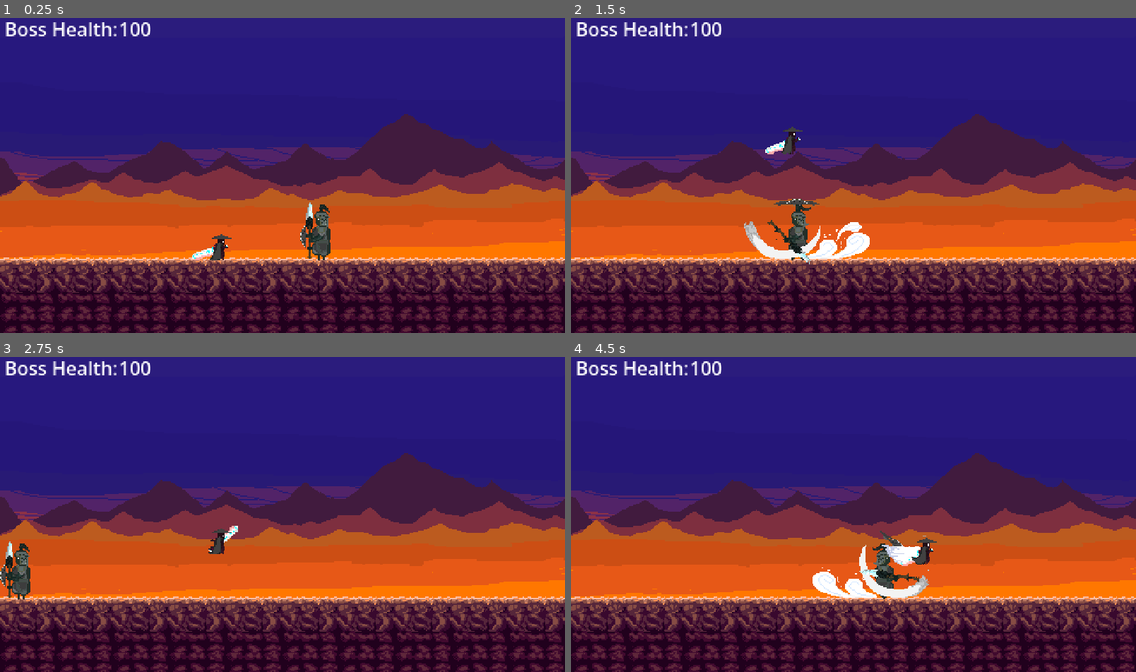
Above: before the commit, frames 1-4 (two rows, left to right).
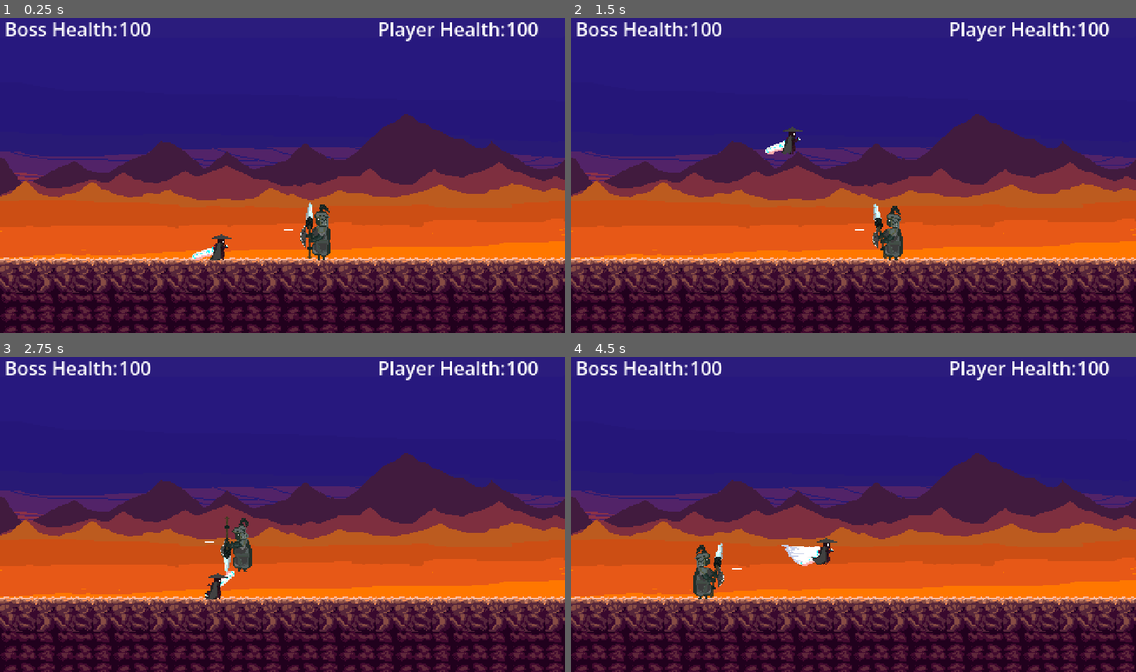
Above: after the commit, the same moments.

Repository: Shaurya0907/2d-souls
Game: Godot game, scene res://scenes/main.tscn
The game is run twice, just before and just after one commit, with the same random seed, the same clock (stepped at 60 frames per second) and the same inputs.
Inputs (mouse positions are in pixels of both pictures, inside the frame that each line leads up to):
- Up to frame 1 (0.25 s): no input
- Up to frame 2 (1.5 s): tap Enter at 0.5 s; move the mouse to (977, 159) at 0.52 s; hold Right from 0.53 s (still down); click (977, 159) at 0.6 s; tap Space (jump) at 0.77, 1.07 s; right-click (977, 159) at 0.8 s; move the mouse to (740, 191) at 1.27 s; right-click (740, 191) at 1.35 s
- Up to frame 3 (2.75 s): tap Space (jump) at 1.52, 1.55, 1.82, 2.1 s; move the mouse to (339, 442) at 2.02 s; release Right at 2.03 s; hold Left from 2.03 s (still down); click (339, 442) at 2.3 s
- Up to frame 4 (4.5 s): move the mouse to (825, 577) at 2.77 s; release Left at 2.78 s; hold Right 2.78-4.28 s; click (825, 577) at 2.85 s; tap Space (jump) at 3.02, 3.32, 3.77, 3.8, 4.07 s; right-click (825, 577) at 3.05 s; move the mouse to (1023, 561) at 3.52 s; right-click (1023, 561) at 3.6 s; move the mouse to (684, 464) at 4.27 s; hold Left from 4.28 s (still down); tap Shift (dash) at 4.35 s

The runs differ from the first frame. In frame 1, 0.6% of the frame differs, in the area x 50-96%, y 1-68%; in frame 2, 2.8%; in frame 3, 2.2%; in frame 4, 3.6%, in the area x 21-96%, y 1-77%.

Commit message:
UPCOMING MAJOR UPDATE
I have implemented like 90% of the damage system BUT a few frustrating bugs have come into my way ;) I have already spent a lot of time in solving these annoying bugs BUT I will solve them :))

Apart from that, the second animation of the boss has been implemented and now the "extra vfx" is pending and will soon be implemented

Diff:
--- a/project.godot
+++ b/project.godot
@@ -82,6 +82,11 @@
 , Object(InputEventJoypadMotion,"resource_local_to_scene":false,"resource_name":"","device":-1,"axis":4,"axis_value":1.0,"script":null)
 ]
 }
+cool_attack={
+"deadzone": 0.2,
+"events": [Object(InputEventKey,"resource_local_to_scene":false,"resource_name":"","device":-1,"window_id":0,"alt_pressed":false,"shift_pressed":false,"ctrl_pressed":false,"meta_pressed":false,"pressed":false,"keycode":0,"physical_keycode":69,"key_label":0,"unicode":101,"location":0,"echo":false,"script":null)
+]
+}
 
 [physics]
 
--- a/scenes/boss_1.tscn
+++ b/scenes/boss_1.tscn
@@ -58,37 +58,37 @@
 "duration": 0.5,
 "texture": ExtResource("5_r2q6c")
 }, {
-"duration": 0.5,
+"duration": 0.88,
 "texture": ExtResource("6_xfwgx")
 }, {
-"duration": 0.5,
+"duration": 0.88,
 "texture": ExtResource("7_txaef")
 }, {
 "duration": 0.5,
 "texture": ExtResource("8_y6nd6")
 }, {
-"duration": 0.5,
+"duration": 0.34,
 "texture": ExtResource("9_wvu6w")
 }, {
-"duration": 0.5,
+"duration": 0.34,
 "texture": ExtResource("10_jgv65")
 }, {
-"duration": 0.5,
+"duration": 0.34,
 "texture": ExtResource("11_vuvo7")
 }, {
-"duration": 0.5,
+"duration": 0.35,
 "texture": ExtResource("12_jmxpo")
 }, {
-"duration": 0.5,
+"duration": 0.35,
 "texture": ExtResource("13_xxict")
 }, {
-"duration": 0.5,
+"duration": 0.35,
 "texture": ExtResource("14_yhmoa")
 }, {
-"duration": 0.5,
+"duration": 0.35,
 "texture": ExtResource("15_113pl")
 }, {
-"duration": 0.5,
+"duration": 0.35,
 "texture": ExtResource("16_kamro")
 }, {
 "duration": 0.5,
@@ -118,7 +118,7 @@
 "duration": 0.5,
 "texture": ExtResource("25_f4a1k")
 }],
-"loop": 1,
+"loop": 0,
 "name": &"coolest_attack",
 "speed": 5.0
 }, {
@@ -184,11 +184,17 @@
 "speed": 5.0
 }]
 
+[sub_resource type="RectangleShape2D" id="RectangleShape2D_h7gvf"]
+size = Vector2(20, 50)
+
+[sub_resource type="BoxMesh" id="BoxMesh_rm1bd"]
+size = Vector3(7.77, 1, 1)
+
 [sub_resource type="RectangleShape2D" id="RectangleShape2D_v15d6"]
 size = Vector2(26, 50)
 
 [sub_resource type="RectangleShape2D" id="RectangleShape2D_rm1bd"]
-size = Vector2(480, 7)
+size = Vector2(352, 107)
 
 [node name="boss1" type="CharacterBody2D" unique_id=944191825]
 script = ExtResource("1_3kv24")
@@ -198,33 +204,34 @@
 texture_repeat = 1
 sprite_frames = SubResource("SpriteFrames_v15d6")
 animation = &"coolest_attack"
-frame_progress = 0.24274887
 centered = false
 offset = Vector2(-96, -96)
 metadata/_dot_aseprite_importer_player = NodePath("AnimationPlayer")
-metadata/_dot_aseprite_importer_sync_key = "983c1f4503040d03b9d003b43b4931c6"
+metadata/_dot_aseprite_importer_sync_key = "25a0247edede18782292a265cf1dd40a"
 
 [node name="AnimationPlayer" type="AnimationPlayer" parent="boss_animated" unique_id=104328593]
 libraries/ = ExtResource("17_kfyxm")
+
+[node name="Area2D" type="Area2D" parent="boss_animated" unique_id=2131473445]
+
+[node name="CollisionShape2D" type="CollisionShape2D" parent="boss_animated/Area2D" unique_id=321234095]
+position = Vector2(-23, -1)
+shape = SubResource("RectangleShape2D_h7gvf")
+
+[node name="MeshInstance2D" type="MeshInstance2D" parent="boss_animated/Area2D/CollisionShape2D" unique_id=1642050173]
+mesh = SubResource("BoxMesh_rm1bd")
 
 [node name="CollisionShape2D" type="CollisionShape2D" parent="." unique_id=9410133]
 position = Vector2(0, -1)
 shape = SubResource("RectangleShape2D_v15d6")
 
-[node name="left_detection" type="Area2D" parent="." unique_id=415411165]
-
-[node name="CollisionShape2D" type="CollisionShape2D" parent="left_detection" unique_id=929661311]
-position = Vector2(-240, 20.5)
+[node name="jump_attack_detection" type="Area2D" parent="." unique_id=415411165]
+
+[node name="CollisionShape2D" type="CollisionShape2D" parent="jump_attack_detection" unique_id=929661311]
+position = Vector2(0, -29.5)
 shape = SubResource("RectangleShape2D_rm1bd")
 debug_color = Color(0, 0.6312515, 0.46744835, 0.41960785)
 
-[node name="right_detection" type="Area2D" parent="." unique_id=1617452333]
-
-[node name="CollisionShape2D" type="CollisionShape2D" parent="right_detection" unique_id=1874212061]
-position = Vector2(240, 20.5)
-shape = SubResource("RectangleShape2D_rm1bd")
-debug_color = Color(0, 0.6312515, 0.46744835, 0.41960785)
-
 [node name="knockback" type="Timer" parent="." unique_id=1735547863]
 process_callback = 0
 wait_time = 0.3
@@ -244,6 +251,37 @@
 
 [node name="coolest_attack" type="Node2D" parent="." unique_id=1400038290]
 
+[node name="before ascent" type="Timer" parent="coolest_attack" unique_id=1297632752]
+process_callback = 0
+wait_time = 0.52
+one_shot = true
+
+[node name="attack_delay" type="Timer" parent="." unique_id=71545116]
+process_callback = 0
+autostart = true
+
+[node name="attack_start" type="Timer" parent="." unique_id=403271364]
+process_callback = 0
+wait_time = 0.33
+one_shot = true
+
+[node name="disable_attack_area" type="Timer" parent="." unique_id=1938467845]
+process_callback = 0
+one_shot = true
+
+[node name="jump_attack_start" type="Timer" parent="." unique_id=1514602478]
+process_callback = 0
+wait_time = 0.8
+one_shot = true
+
+[connection signal="body_entered" from="boss_animated/Area2D" to="." method="_on_area_2d_body_entered"]
+[connection signal="body_entered" from="jump_attack_detection" to="." method="_on_jump_attack_detection_body_entered"]
 [connection signal="timeout" from="knockback" to="." method="_on_knockback_timeout"]
 [connection signal="timeout" from="heavy_attack/heavyintro" to="." method="_on_heavyintro_timeout"]
 [connection signal="timeout" from="heavy_attack/heavymid" to="." method="_on_heavymid_timeout"]
+[connection signal="timeout" from="coolest_attack/before ascent" to="." method="_on_before_ascent_timeout"]
+[connection signal="timeout" from="attack_delay" to="." method="_on_attack_delay_timeout"]
+[connection signal="timeout" from="attack_start" to="." method="_on_enable_attack_area_timeout"]
+[connection signal="timeout" from="attack_start" to="." method="_on_attack_start_timeout"]
+[connection signal="timeout" from="disable_attack_area" to="." method="_on_disable_attack_area_timeout"]
+[connection signal="timeout" from="jump_attack_start" to="." method="_on_jump_attack_start_timeout"]
--- a/scenes/boss_1_animations.tres
+++ b/scenes/boss_1_animations.tres
@@ -1,8 +1,7 @@
 [gd_resource type="AnimationLibrary" format=3 uid="uid://ctwr4febr5sw6"]
 
 [sub_resource type="Animation" id="Animation_h5o3x"]
-length = 2.5199999928474437
-loop_mode = 1
+length = 2.425999987125398
 tracks/0/type = "value"
 tracks/0/imported = false
 tracks/0/enabled = true
@@ -22,7 +21,7 @@
 tracks/1/interp = 0
 tracks/1/loop_wrap = false
 tracks/1/keys = {
-"times": PackedFloat32Array(0, 0.14, 0.28, 0.42, 0.52, 0.62, 0.71999997, 0.82, 0.92, 1.02, 1.12, 1.22, 1.32, 1.42, 1.52, 1.62, 1.72, 1.82, 1.92, 2.02, 2.12, 2.22, 2.32, 2.42),
+"times": PackedFloat32Array(0, 0.14, 0.28, 0.42, 0.52, 0.696, 0.872, 0.972, 1.04, 1.108, 1.176, 1.246, 1.316, 1.386, 1.456, 1.526, 1.626, 1.726, 1.826, 1.926, 2.026, 2.126, 2.226, 2.326),
 "transitions": PackedFloat32Array(1, 1, 1, 1, 1, 1, 1, 1, 1, 1, 1, 1, 1, 1, 1, 1, 1, 1, 1, 1, 1, 1, 1, 1),
 "update": 1,
 "values": [0, 1, 2, 3, 4, 5, 6, 7, 8, 9, 10, 11, 12, 13, 14, 15, 16, 17, 18, 19, 20, 21, 22, 23]
--- a/scenes/main.tscn
+++ b/scenes/main.tscn
@@ -104,14 +104,26 @@
 [node name="Camera2D" type="Camera2D" parent="." unique_id=1498183244]
 anchor_mode = 0
 
-[node name="RichTextLabel" type="RichTextLabel" parent="." unique_id=1404901791]
+[node name="boss_health" type="RichTextLabel" parent="." unique_id=1404901791]
 offset_left = 4.0
 offset_right = 145.0
 offset_bottom = 40.0
 text = "Boss Health: "
 
-[node name="RichTextLabel2" type="RichTextLabel" parent="." unique_id=2014697969]
+[node name="player_health" type="RichTextLabel" parent="." unique_id=961792257]
+offset_left = 321.0
+offset_right = 462.0
+offset_bottom = 40.0
+text = "Player Health: "
+
+[node name="boss_health_value" type="RichTextLabel" parent="." unique_id=2014697969]
 offset_left = 101.0
 offset_right = 242.0
 offset_bottom = 40.0
 text = "100"
+
+[node name="player_health_value" type="RichTextLabel" parent="." unique_id=2056301402]
+offset_left = 430.0
+offset_right = 571.0
+offset_bottom = 40.0
+text = "100"
--- a/scripts/boss.gd
+++ b/scripts/boss.gd
@@ -3,54 +3,96 @@
 @onready var heavyintro: Timer = $heavy_attack/heavyintro
 @onready var heavymid: Timer = $heavy_attack/heavymid
 @onready var boss: AnimatedSprite2D = $boss_animated
-@onready var left_detection: Area2D = $left_detection
-@onready var right_detection: Area2D = $right_detection
 @onready var player: CharacterBody2D = $"../player"
 @onready var knockback: Timer = $knockback
+@onready var before_ascent: Timer = $"coolest_attack/before ascent"
+@onready var attack_delay: Timer = $attack_delay
+@onready var attack_area: Area2D = $boss_animated/Area2D
+@onready var attack_collision: CollisionShape2D = $boss_animated/Area2D/CollisionShape2D
+@onready var attack_start: Timer = $attack_start
+@onready var disable_attack_area: Timer = $disable_attack_area
+@onready var player_char: CharacterBody2D = $"../player"
+@onready var jump_attack_detection: Area2D = $jump_attack_detection
+@onready var jump_attack_start: Timer = $jump_attack_start
 
 
 
+var attacks_list = ["coolest_attack"]
+var queue_freed = false
 var isattacking = false
 var boss_health = 100
-
+var counter:= 0.0
 var SPEED = 5
-
-func _physics_process(_delta: float) -> void:
-	if Input.is_action_just_pressed("attackboss"):
-		isattacking = true
-		anim_player.play("heavy_attack")
-		heavyintro.start()
-
-	if player.global_position.x > boss.global_position.x:
-		if not boss.flip_h and not isattacking:
-			boss.flip_h = true
-	elif player.global_position.x < boss.global_position.x:
-		if not isattacking:
-			boss.flip_h = false
+var isjumping = false
 
 
+func _ready():
+	#for disabling attack damage when not attacking
+	attack_area.monitoring = false
+	jump_attack_detection.monitoring = false
+
+func _physics_process(delta: float) -> void:
+
+	# I forgot about the gravity for boss XDD
+	if boss.flip_h:
+		attack_collision.position.x = 23.0
+	else:
+		attack_collision.position.x = -23.0
+
+	velocity.y += 20
 	move_and_slide()
-
-	for i in get_slide_collision_count():
-		var collision = get_slide_collision(i)
-		var collider = collision.get_collider()
-		if collider.name == "player":
-			#if collider.velocity.x < velocity.x:
-				if isattacking:
-					if not boss.flip_h:
-						velocity.x = -240
-					else:
-						velocity.x = 240
-					collider.velocity.x = velocity.x + 20
-					knockback.start()
+	if is_on_floor() and not isattacking:
+		velocity.x = 0
 
 
 
+	#HEALTH
 	if boss_health < 0:
 		boss_health = 0
 
 	if boss_health == 0:
 		queue_free()
+		queue_freed = true
+	if not queue_freed and is_instance_valid(player) and not player.queue_freed:
+		if player.global_position.x > boss.global_position.x:
+			if not boss.flip_h and not isattacking:
+				boss.flip_h = true
+		elif player.global_position.x < boss.global_position.x:
+			if not isattacking:
+				boss.flip_h = false
+
+	if isattacking:
+		for i in get_slide_collision_count():
+			var collision = get_slide_collision(i)
+			var collider = collision.get_collider()
+			if collider.name == "player":
+				#if collider.velocity.x < velocity.x:
+					if isattacking:
+						if not boss.flip_h:
+							velocity.x = -240
+						else:
+							velocity.x = 240
+						collider.velocity.x = velocity.x + 20
+						knockback.start()
+func heavy_attack():
+	isattacking = true
+	anim_player.play("heavy_attack")
+	heavyintro.start()
+	attack_start.start()
+
+func coolest_attack():
+	jump_attack_start.stop()
+	disable_attack_area.stop()
+
+	isjumping = true
+	anim_player.play("coolest_attack")
+	jump_attack_start.start()
+	before_ascent.start()
+	await anim_player.animation_finished
+	isjumping = false
+
+
+
 func _on_heavyintro_timeout() -> void:
 	if not boss.flip_h:
 		velocity.x = -240
@@ -58,12 +100,69 @@
 		velocity.x = 240
 	heavymid.start()
 
+func attacks(attack_name):
+	if attack_name == "coolest_attack":
+		coolest_attack()
+	elif attack_name == "heavy_attack":
+		heavy_attack()
+
 
 func _on_heavymid_timeout() -> void:
 	velocity.x = 0
 	isattacking = false
 	anim_player.play("idle")
+	attack_delay.start()
 
 
 func _on_knockback_timeout() -> void:
-	player.velocity.x = 0
+	if is_instance_valid(player):
+		player.velocity.x = 0
+
+
+func _on_before_ascent_timeout() -> void:
+	if isjumping and anim_player.current_animation == "coolest_attack":
+		velocity.y = -480
+		if boss.flip_h:
+			velocity.x += 100
+		else:
+			velocity.x -= 100
+		attack_delay.start()
+
+
+func _on_attack_delay_timeout() -> void:
+	attacks(attacks_list.pick_random())
+
+func _on_attack_start_timeout() -> void:
+	attack_area.monitoring = true
+	disable_attack_area.start()
+
+
+func _on_disable_attack_area_timeout() -> void:
+	attack_area.monitoring = false
+	jump_attack_detection.monitoring = false
+
+func _on_area_2d_body_entered(body: Node2D) -> void:
+	if body.name == "player":
+		if isattacking and is_instance_valid(player):
+			player_char.damage(5)
+			disable_attack_area.start()
+
+
+
+func _on_jump_attack_detection_body_entered(body: Node2D) -> void:
+	if body.name == "player":
+		print("HELLOOO")
+		if isjumping and is_instance_valid(player):
+			if player_char.is_on_floor():
+				player_char.damage(20)
+				disable_attack_area.start()
+			else:
+				player_char.damage(10)
+				disable_attack_area.start()
+
+
+
+func _on_jump_attack_start_timeout() -> void:
+	if isjumping:
+		jump_attack_detection.monitoring = true
+		disable_attack_area.start()
--- a/scripts/player.gd
+++ b/scripts/player.gd
@@ -8,9 +8,12 @@
 @onready var attack_area: Area2D = $player_animated/Area2D
 @onready var attack_start: Timer = $attack_start
 @onready var attack_collision: CollisionShape2D = $player_animated/Area2D/CollisionShape2D
-@onready var HEALTH: RichTextLabel = $"../RichTextLabel2"
+@onready var boss_health: RichTextLabel = $"../boss_health_value"
 @onready var disable_attacking_area: Timer = $disable_attacking_area
+@onready var player_health_value: RichTextLabel = $"../player_health_value"
 
+
+var queue_freed = false
 var player_health = 100
 var isjump = false
 var isattacking = false
@@ -62,6 +65,13 @@
 		anim_player.play("jumping")
 		jumptimer.start()
 
+#HEALTH
+	if player_health < 0:
+		player_health = 0
+	if player_health == 0:
+		queue_free()
+		queue_freed = true
+
 #ATTACK
 	if Input.is_action_just_pressed("attack") and not isattacking:
 		isattacking = true
@@ -86,8 +96,9 @@
 	move_and_slide()
 
 
-func health():
-	pass
+func damage(damage_value):
+	player_health -= damage_value
+	player_health_value.text = str(player_health)
 
 func dash():
 	has_dashed = true
@@ -128,7 +139,7 @@
 	if body.name == "boss1":
 		boss.boss_health -= 10
 		disable_attacking_area.start()
-		HEALTH.text = str(boss.boss_health)
+		boss_health.text = str(boss.boss_health)
 
 
 func _on_disable_attacking_area_timeout() -> void:
